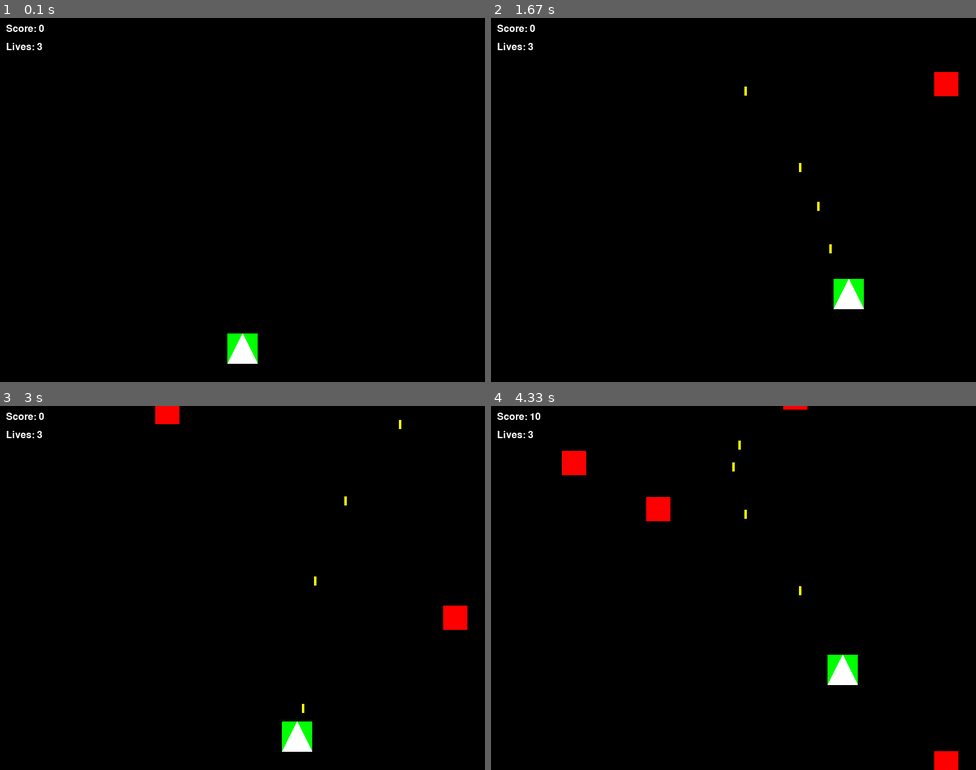
Above: before the commit, frames 1-4 (two rows, left to right).
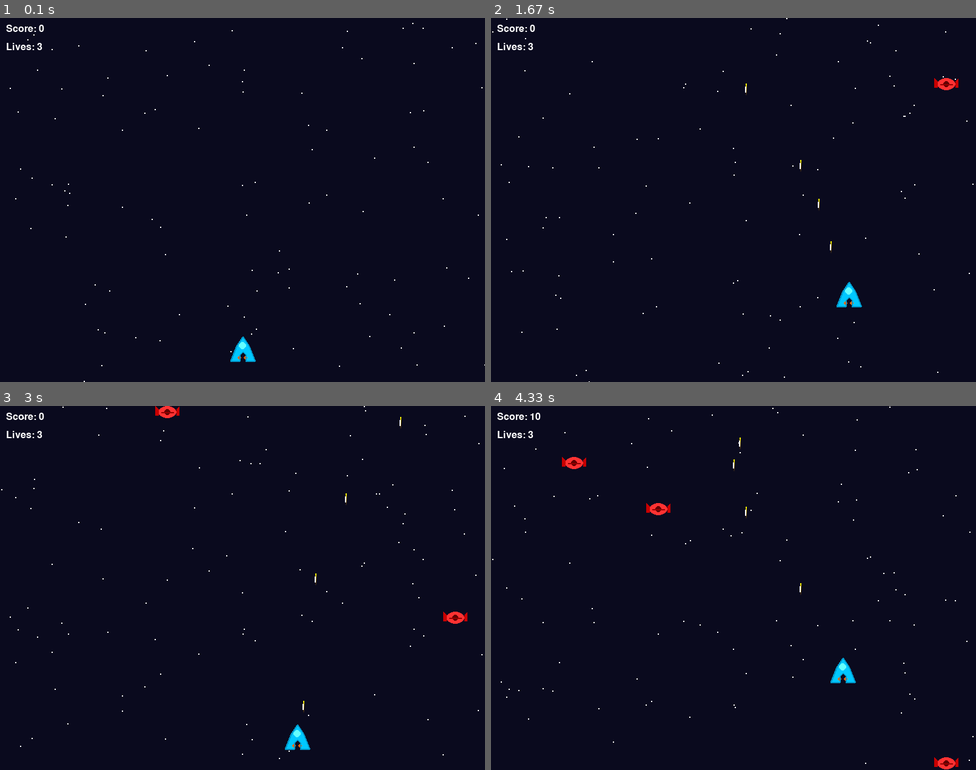
Above: after the commit, the same moments.

Repository: christophermoss-AdaCloud/mySaticSiteExample
Game: pygame game, started from pygame-version/shump_game.py
Same seed, same stepped clock (60 frames per second), same inputs: the game is played once before the commit and once after it.
Inputs:
- Up to frame 1 (0.1 s): no input
- Up to frame 2 (1.67 s): tap Space at 0.33, 0.73, 1.03, 1.23, 1.57 s; hold Right 0.67-1.13 s; hold Up 1.17-1.47 s; hold Right from 1.5 s (still down)
- Up to frame 3 (3 s): tap Space at 1.87, 2.07, 2.37, 2.63, 2.97 s; release Right at 1.97 s; hold Left 2-2.53 s; hold Down 2.57-2.87 s; hold Left from 2.9 s (still down)
- Up to frame 4 (4.33 s): tap Space at 3.27, 3.4, 3.8, 4.1 s; release Left at 3.3 s; hold Up 3.33-3.7 s; hold Right from 3.73 s (still down)

The runs differ from the first frame. In frame 1, 100% of the frame differs, in the area x 0-100%, y 0-100%; in frame 2, 100%; in frame 3, 100%; in frame 4, 100%.

Commit message:
Add sprite images and scrolling star background to Pygame version
Co-authored-by: christophermoss-AdaCloud <231854622+christophermoss-AdaCloud@users.noreply.github.com>

Diff:
--- /dev/null
+++ b/pygame-version/create_sprites.py
@@ -0,0 +1,116 @@
+#!/usr/bin/env python3
+"""
+Generate sprite images for the SHUMP game
+"""
+
+import pygame
+import os
+
+# Initialize Pygame
+pygame.init()
+
+# Create assets directory if it doesn't exist
+os.makedirs('assets', exist_ok=True)
+
+# Player ship sprite (spaceship)
+def create_player_sprite():
+    surface = pygame.Surface((50, 50), pygame.SRCALPHA)
+
+    # Main body (blue-green spaceship)
+    pygame.draw.polygon(surface, (0, 200, 255), [
+        (25, 5),   # top point
+        (15, 20),  # left wing top
+        (5, 45),   # left wing bottom
+        (20, 45),  # left body bottom
+        (20, 35),  # left body middle
+        (25, 30),  # center bottom
+        (30, 35),  # right body middle
+        (30, 45),  # right body bottom
+        (45, 45),  # right wing bottom
+        (35, 20),  # right wing top
+    ])
+
+    # Cockpit
+    pygame.draw.circle(surface, (100, 255, 255), (25, 20), 6)
+
+    # Engine glow
+    pygame.draw.circle(surface, (255, 100, 0), (20, 40), 3)
+    pygame.draw.circle(surface, (255, 100, 0), (30, 40), 3)
+
+    # Outline for definition
+    pygame.draw.polygon(surface, (0, 150, 200), [
+        (25, 5), (15, 20), (5, 45), (20, 45), (20, 35),
+        (25, 30), (30, 35), (30, 45), (45, 45), (35, 20)
+    ], 2)
+
+    pygame.image.save(surface, 'assets/player.png')
+    print("Created player.png")
+
+# Enemy ship sprite (alien ship)
+def create_enemy_sprite():
+    surface = pygame.Surface((40, 40), pygame.SRCALPHA)
+
+    # Main body (red alien ship)
+    pygame.draw.ellipse(surface, (255, 50, 50), (5, 10, 30, 20))
+
+    # Wings
+    pygame.draw.polygon(surface, (200, 0, 0), [
+        (5, 15), (0, 10), (0, 25), (5, 25)
+    ])
+    pygame.draw.polygon(surface, (200, 0, 0), [
+        (35, 15), (40, 10), (40, 25), (35, 25)
+    ])
+
+    # Cockpit/window
+    pygame.draw.circle(surface, (100, 0, 0), (20, 20), 5)
+
+    # Details
+    pygame.draw.line(surface, (150, 0, 0), (10, 20), (30, 20), 2)
+
+    pygame.image.save(surface, 'assets/enemy.png')
+    print("Created enemy.png")
+
+# Bullet sprite (laser)
+def create_bullet_sprite():
+    surface = pygame.Surface((6, 20), pygame.SRCALPHA)
+
+    # Gradient laser effect
+    for i in range(20):
+        alpha = int(255 * (1 - i / 20))
+        color = (255, 255 - i * 5, 0, alpha)
+        pygame.draw.line(surface, color, (3, i), (3, i), 2)
+
+    # Core
+    pygame.draw.rect(surface, (255, 255, 255), (2, 5, 2, 10))
+
+    pygame.image.save(surface, 'assets/bullet.png')
+    print("Created bullet.png")
+
+# Background/star sprite
+def create_star_sprite():
+    surface = pygame.Surface((2, 2), pygame.SRCALPHA)
+    surface.fill((255, 255, 255))
+    pygame.image.save(surface, 'assets/star.png')
+    print("Created star.png")
+
+# Explosion sprite (simple)
+def create_explosion_sprite():
+    surface = pygame.Surface((50, 50), pygame.SRCALPHA)
+
+    # Multiple circles for explosion effect
+    pygame.draw.circle(surface, (255, 200, 0), (25, 25), 20)
+    pygame.draw.circle(surface, (255, 100, 0), (25, 25), 15)
+    pygame.draw.circle(surface, (255, 50, 0), (25, 25), 10)
+    pygame.draw.circle(surface, (255, 255, 0), (25, 25), 5)
+
+    pygame.image.save(surface, 'assets/explosion.png')
+    print("Created explosion.png")
+
+if __name__ == "__main__":
+    create_player_sprite()
+    create_enemy_sprite()
+    create_bullet_sprite()
+    create_star_sprite()
+    create_explosion_sprite()
+    print("\nAll sprites created successfully in assets/ directory!")
+    pygame.quit()
--- a/pygame-version/shump_game.py
+++ b/pygame-version/shump_game.py
@@ -7,6 +7,7 @@
 import pygame
 import random
 import sys
+import os
 
 # Initialize Pygame
 pygame.init()
@@ -23,22 +24,68 @@
 RED = (255, 0, 0)
 YELLOW = (255, 255, 0)
 PURPLE = (128, 0, 128)
+DARK_BLUE = (10, 10, 30)
 
 # Game settings
 PLAYER_SPEED = 5
 BULLET_SPEED = 7
 ENEMY_SPAWN_RATE = 0.02
 
+# Get the directory where the script is located
+SCRIPT_DIR = os.path.dirname(os.path.abspath(__file__))
+ASSETS_DIR = os.path.join(SCRIPT_DIR, 'assets')
+
+# Image cache (loaded after display init)
+_IMAGES = {}
+
+# Load images (with fallback to None if not found)
+def load_image(filename):
+    """Load an image file, return None if not found"""
+    if filename in _IMAGES:
+        return _IMAGES[filename]
+
+    try:
+        path = os.path.join(ASSETS_DIR, filename)
+        img = pygame.image.load(path).convert_alpha()
+        _IMAGES[filename] = img
+        return img
+    except (pygame.error, FileNotFoundError, Exception):
+        _IMAGES[filename] = None
+        return None
+
+def get_player_image():
+    """Get player sprite image"""
+    return load_image('player.png')
+
+def get_enemy_image():
+    """Get enemy sprite image"""
+    return load_image('enemy.png')
+
+def get_bullet_image():
+    """Get bullet sprite image"""
+    return load_image('bullet.png')
+
+def get_star_image():
+    """Get star sprite image"""
+    return load_image('star.png')
+
 
 class Player(pygame.sprite.Sprite):
     """Player ship sprite"""
 
     def __init__(self):
         super().__init__()
-        self.image = pygame.Surface((50, 50), pygame.SRCALPHA)
-        # Draw player ship (green rectangle with white triangle)
-        pygame.draw.rect(self.image, GREEN, (0, 0, 50, 50))
-        pygame.draw.polygon(self.image, WHITE, [(25, 0), (0, 50), (50, 50)])
+
+        # Try to load image, fallback to drawn shape
+        player_img = get_player_image()
+        if player_img:
+            self.image = player_img.copy()
+        else:
+            self.image = pygame.Surface((50, 50), pygame.SRCALPHA)
+            # Draw player ship (green rectangle with white triangle)
+            pygame.draw.rect(self.image, GREEN, (0, 0, 50, 50))
+            pygame.draw.polygon(self.image, WHITE, [(25, 0), (0, 50), (50, 50)])
+
         self.rect = self.image.get_rect()
         self.rect.centerx = SCREEN_WIDTH // 2
         self.rect.bottom = SCREEN_HEIGHT - 30
@@ -67,8 +114,15 @@
 
     def __init__(self, x, y):
         super().__init__()
-        self.image = pygame.Surface((4, 15))
-        self.image.fill(YELLOW)
+
+        # Try to load image, fallback to drawn shape
+        bullet_img = get_bullet_image()
+        if bullet_img:
+            self.image = bullet_img.copy()
+        else:
+            self.image = pygame.Surface((4, 15))
+            self.image.fill(YELLOW)
+
         self.rect = self.image.get_rect()
         self.rect.centerx = x
         self.rect.bottom = y
@@ -87,8 +141,15 @@
 
     def __init__(self):
         super().__init__()
-        self.image = pygame.Surface((40, 40))
-        self.image.fill(RED)
+
+        # Try to load image, fallback to drawn shape
+        enemy_img = get_enemy_image()
+        if enemy_img:
+            self.image = enemy_img.copy()
+        else:
+            self.image = pygame.Surface((40, 40))
+            self.image.fill(RED)
+
         self.rect = self.image.get_rect()
         self.rect.x = random.randint(0, SCREEN_WIDTH - 40)
         self.rect.y = -40
@@ -111,6 +172,15 @@
         self.clock = pygame.time.Clock()
         self.font = pygame.font.Font(None, 36)
         self.small_font = pygame.font.Font(None, 24)
+
+        # Create star background
+        self.stars = []
+        for _ in range(100):
+            x = random.randint(0, SCREEN_WIDTH)
+            y = random.randint(0, SCREEN_HEIGHT)
+            speed = random.uniform(0.5, 2.0)
+            self.stars.append([x, y, speed])
+
         self.reset_game()
 
     def reset_game(self):
@@ -159,6 +229,13 @@
         if self.game_over or self.paused:
             return
 
+        # Update stars
+        for star in self.stars:
+            star[1] += star[2]  # Move star down
+            if star[1] > SCREEN_HEIGHT:
+                star[1] = 0
+                star[0] = random.randint(0, SCREEN_WIDTH)
+
         # Update all sprites
         self.all_sprites.update()
 
@@ -179,8 +256,16 @@
 
     def draw(self):
         """Draw everything to the screen"""
-        # Clear screen
-        self.screen.fill(BLACK)
+        # Clear screen with dark blue space background
+        self.screen.fill(DARK_BLUE)
+
+        # Draw stars
+        star_img = get_star_image()
+        for star in self.stars:
+            if star_img:
+                self.screen.blit(star_img, (int(star[0]), int(star[1])))
+            else:
+                pygame.draw.circle(self.screen, WHITE, (int(star[0]), int(star[1])), 1)
 
         # Draw all sprites
         self.all_sprites.draw(self.screen)
Not shown, changed: pygame-version/README.md
Binary file added: pygame-version/assets/bullet.png
Binary file added: pygame-version/assets/enemy.png
Binary file added: pygame-version/assets/explosion.png
Binary file added: pygame-version/assets/player.png
Binary file added: pygame-version/assets/star.png
